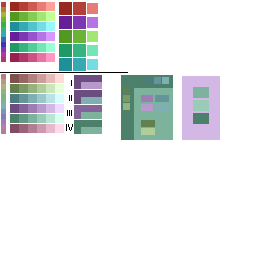
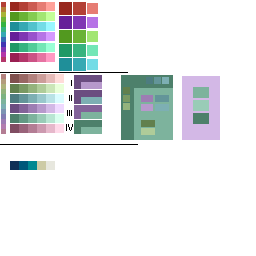
Before/after of a (256, 256) layered artwork. What changed in the layer stack:
painted on "palettes" over box(0, 144, 138, 170)
